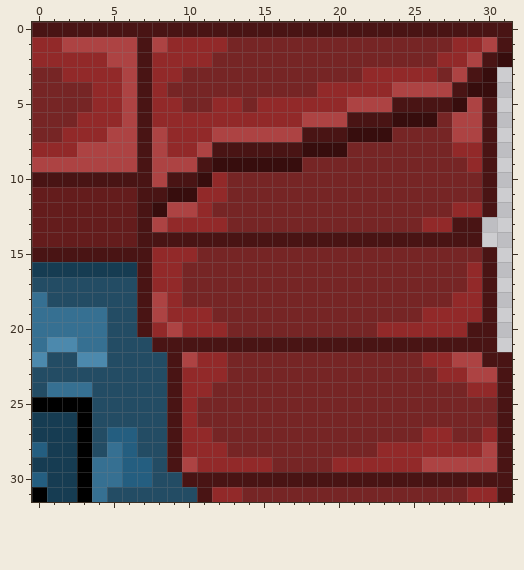
One commit to this pixel-art file: Aseprite/CityClosedCorner_TopRight.aseprite. That is the earlier state.
32x32 pixels, 1 frame.
And afterwards:
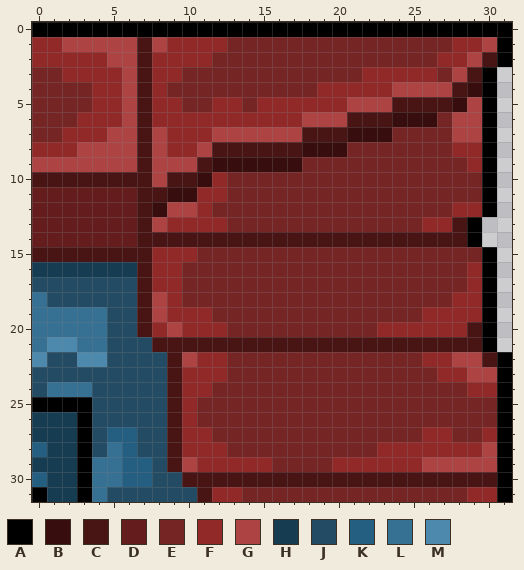
Palette (. is transparent): A #000000  B #370d0d  C #491414  D #641c1c  E #762525  F #922929  G #ad4343  H #163c52  J #234c64  K #245e80  L #367092  M #4c89ad
From old to new:
Colour B becomes colour A in row 2 at x 31; in rows 3 to 4 at x 30.
Colour C becomes colour A in row 0 at x 0 to 31; in row 1 at x 31; in rows 5 to 12 at x 30; in rows 13 to 14 at x 29; in rows 15 to 21 at x 30; in rows 22 to 31 at x 31.
Pixel boxes of the changes (left, top, right, bottom) in both pictures:
changed: (32, 22, 512, 502)
